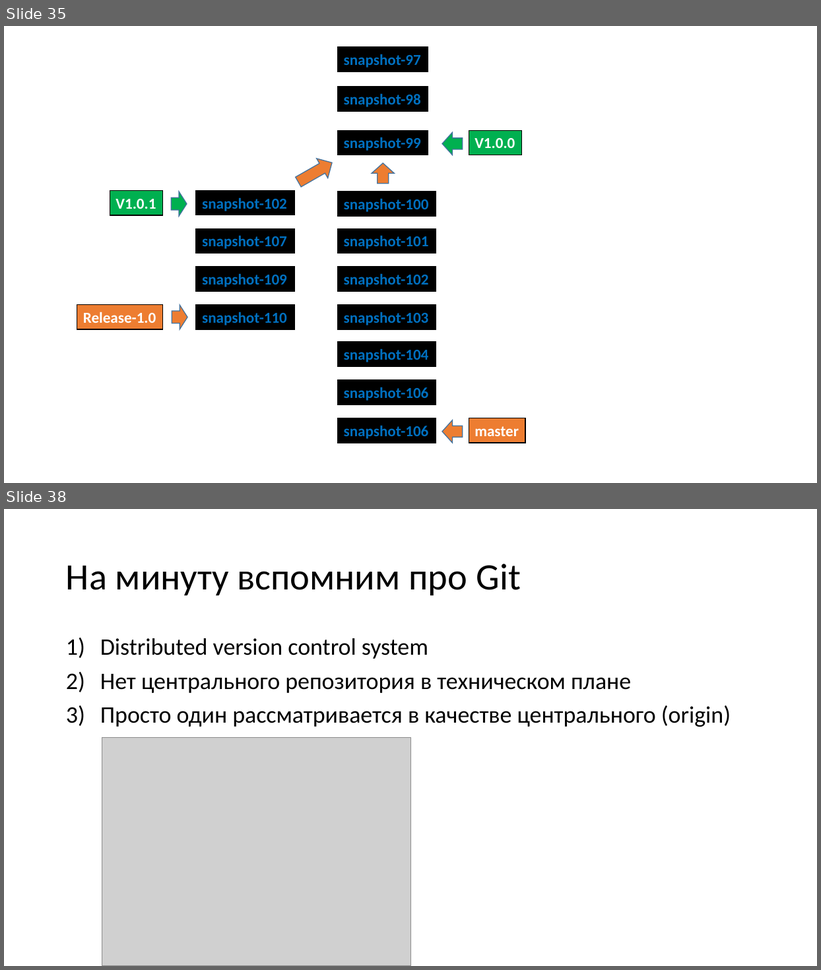
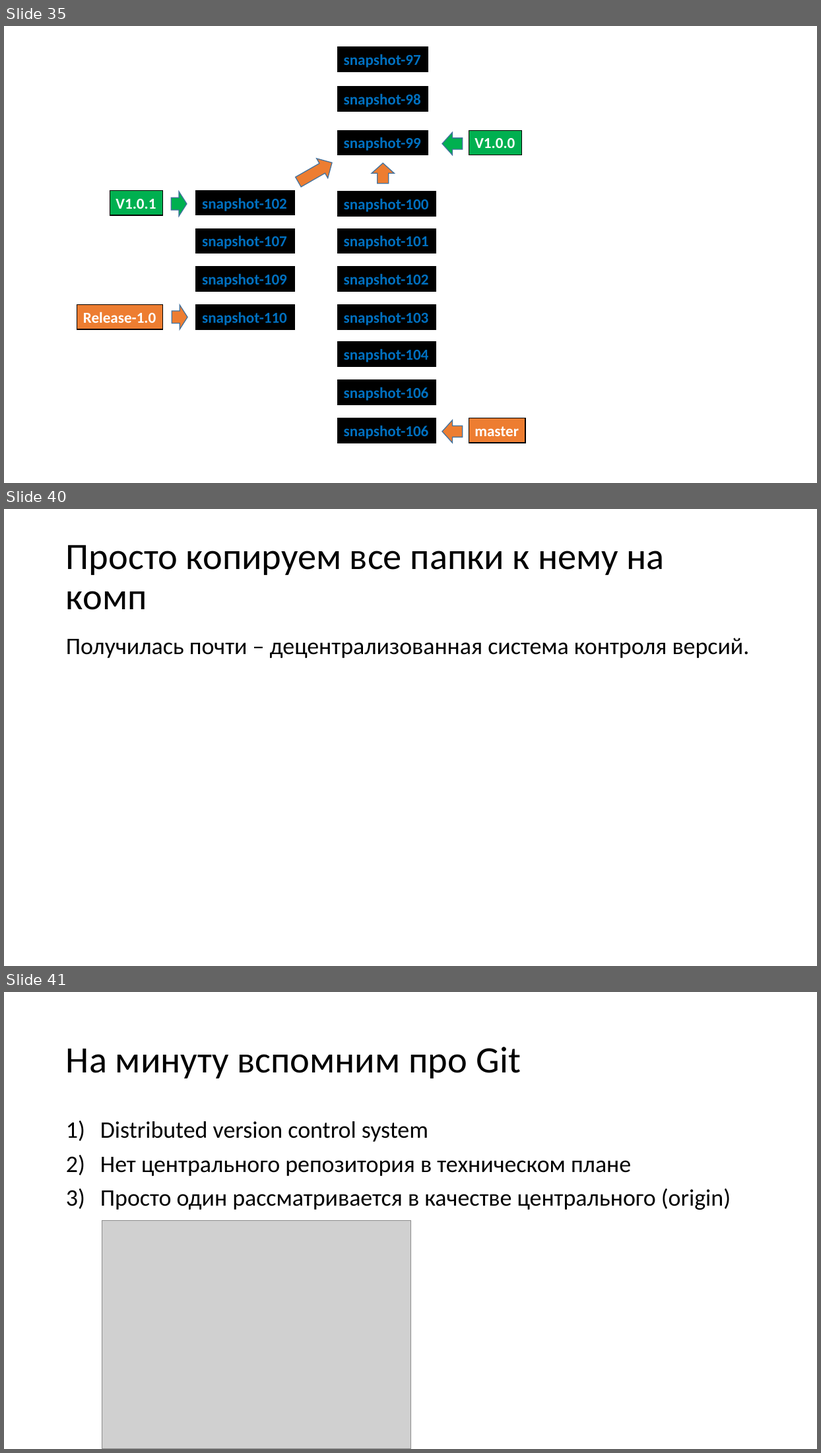
Before and after one commit to dzmitry-varabei/front-end-course, a slide deck: git-commit-code-review/Presentation1.pptx. Shown one above the other, each under a label of ours: slides 35 and 38 before the commit, slides 35, 40 and 41 after it; the slides between them are not shown. The pictures are 821x970 and 821x1453 pixels, drawn with LibreOffice and Linux fonts; fonts in the diff are those of the drawing; grey boxes stand for pictures. Boxes give left, top, right and bottom in pixels: in the first picture for what was removed or moved away, otherwise in the second. Text is boxed around its words. In the diff, an @@ line names an element or a change of style, - is before the commit and + after.

```diff
--- a/git-commit-code-review/Presentation1.pptx
+++ b/git-commit-code-review/Presentation1.pptx
@@ slide 40 added at [4, 509, 817, 966], background #FFFFFF @@
@@ title added at [66, 545, 665, 610], 44 pt, text #000000 @@
+Просто копируем все папки к нему на комп
@@ text added at [66, 638, 750, 658], 28 pt, text #000000 @@
+Получилась почти – децентрализованная система контроля версий.
@@ what was slide 38 is now slide 41 @@
```
Also in this commit, not shown: 6 slides changed, 2 other slides added.
